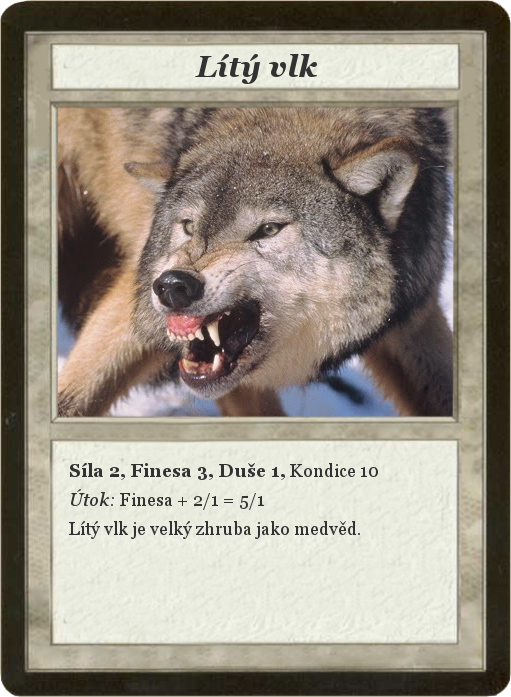
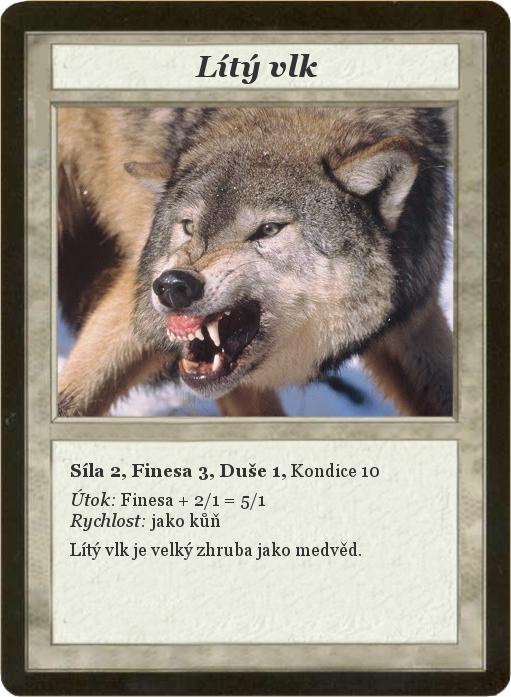
Two versions of the same layered image (511×697). Layer-by-layer changes:
painted on "Síla 2, Finesa 3, Duše 1, Kond..." over box(69, 463, 379, 560)
